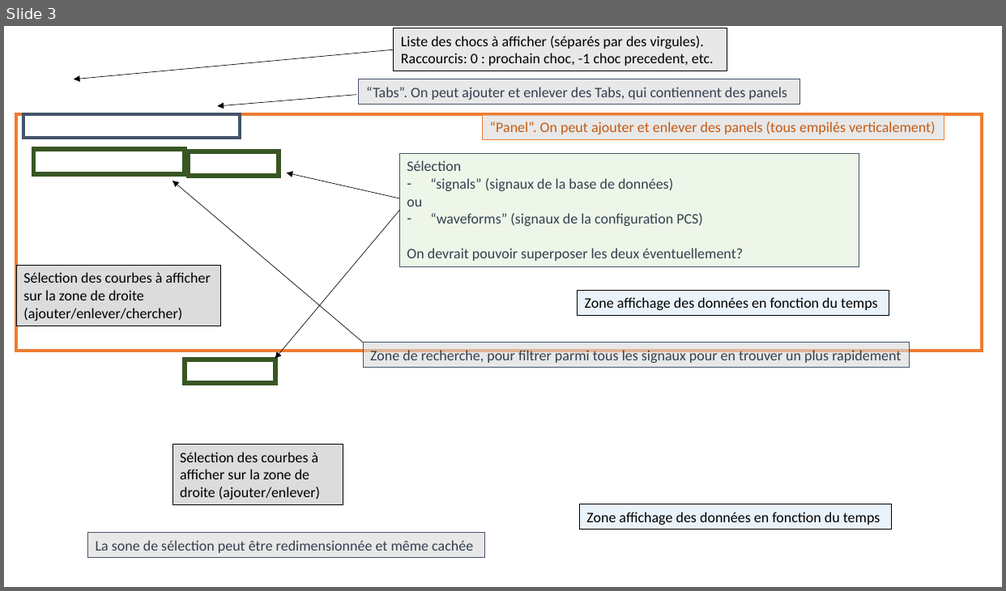
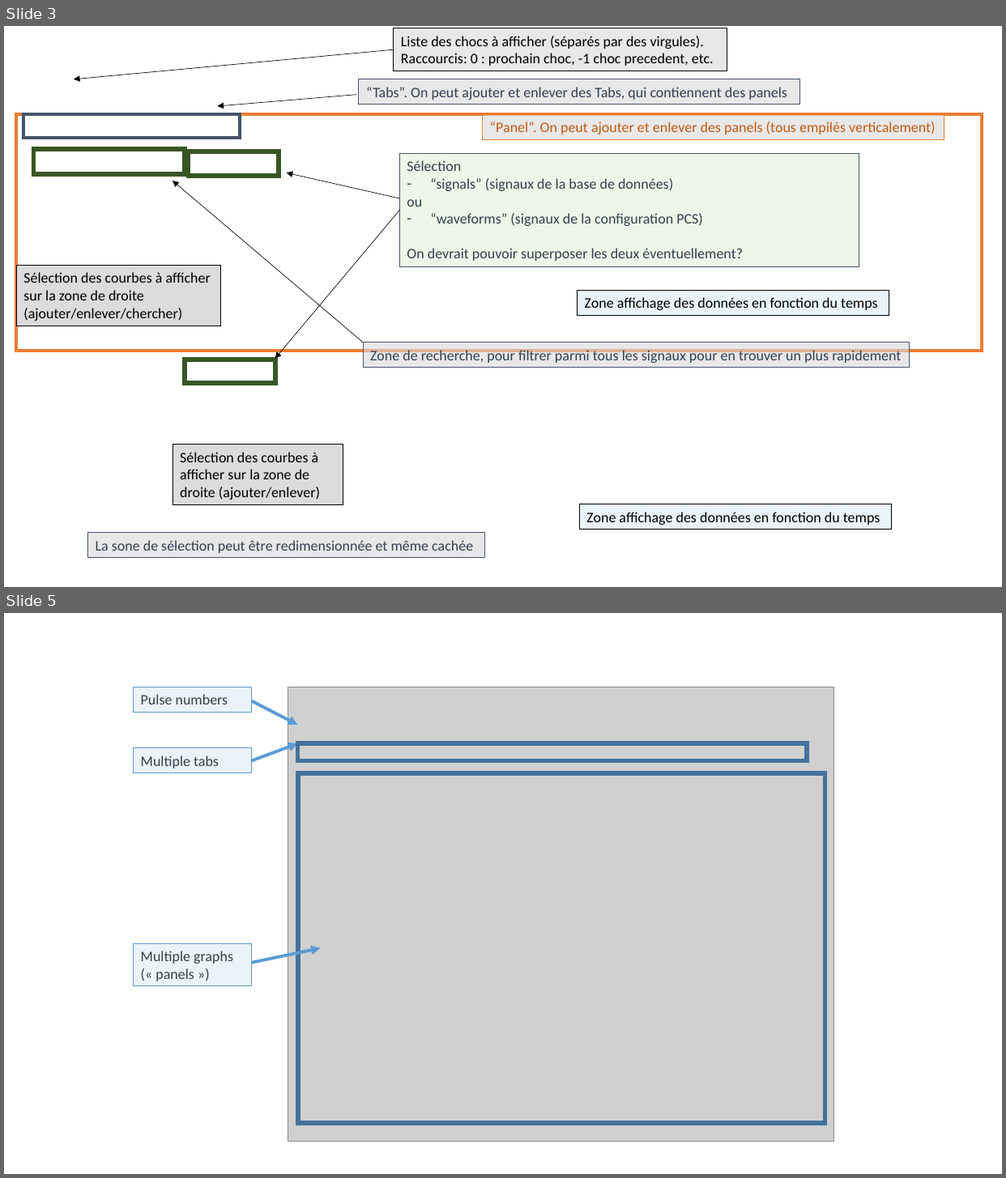
Before and after one commit to jhillairet/PPAT, a slide deck: doc/PPPAT_ControlRoom.pptx. Shown one above the other, each under a label of ours: slide 3 before the commit, slides 3 and 5 after it; the slides between them are not shown. The pictures are 1006x591 and 1006x1178 pixels, drawn with LibreOffice and Linux fonts; fonts in the diff are those of the drawing; grey boxes stand for pictures; background and template pictures are left out. Boxes give left, top, right and bottom in pixels: in the first picture for what was removed or moved away, otherwise in the second. Text is boxed around its words. In the diff, an @@ line names an element or a change of style, - is before the commit and + after.

```diff
--- a/doc/PPPAT_ControlRoom.pptx
+++ b/doc/PPPAT_ControlRoom.pptx
@@ slide 5 added at <box>4,613,1002,1174</box>, background #FFFFFF @@
@@ rectangle added at <box>134,687,252,713</box>, fill #DEEBF7 at 60% opacity, outline #5B9BD5 0.75 pt, 14 pt, text #333F50 @@
+Pulse numbers
@@ arrow added from (252, 701) to (297, 725), #5B9BD5 3 pt @@
@@ picture added at <box>288,687,834,1142</box> @@
@@ rectangle added at <box>134,748,252,774</box>, fill #DEEBF7 at 60% opacity, outline #5B9BD5 0.75 pt, 14 pt, text #333F50 @@
+Multiple tabs
@@ arrow added from (252, 760) to (297, 743), #5B9BD5 3 pt @@
@@ rectangle added at <box>297,743,807,760</box>, outline #43739E 4.5 pt @@
@@ rectangle added at <box>297,773,825,1123</box>, outline #43739E 4.5 pt @@
@@ rectangle added at <box>134,944,252,986</box>, fill #DEEBF7 at 60% opacity, outline #5B9BD5 0.75 pt, 14 pt, text #333F50 @@
+Multiple graphs (« panels »)
@@ arrow added from (252, 963) to (321, 948), #5B9BD5 3 pt @@
```
Also in this commit, not shown: 1 other slide added.
